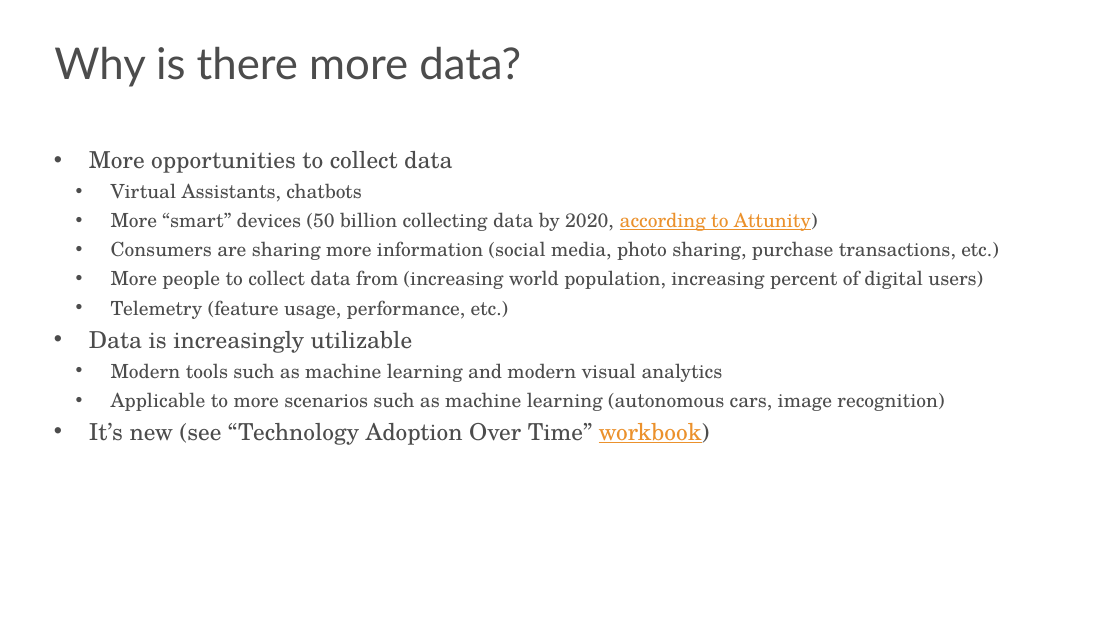
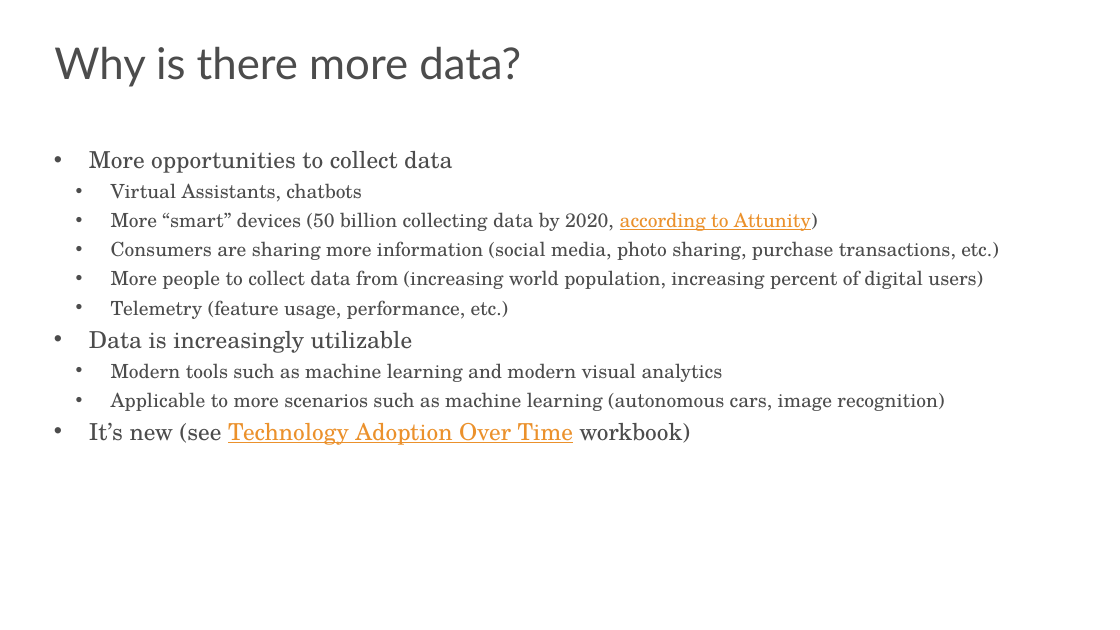
Before and after one commit to s-kyle-reed/data-lecture, a slide deck: slide 18 of lecture.pptx. Drawn at 1120x630 pixels with LibreOffice and Linux fonts; fonts in the diff are those of the drawing; background and template pictures are left out. Boxes give left, top, right and bottom in pixels: in the first picture for what was removed or moved away, otherwise in the second. Text is boxed around its words. In the diff, an @@ line names an element or a change of style, - is before the commit and + after.

```diff
--- a/lecture.pptx
+++ b/lecture.pptx
@@ text at bbox=[89, 423, 690, 445]: text changed; text colour #4C4C4C to #EB912C @@
-• It’s new (see “Technology Adoption Over Time” workbook)
+• It’s new (see Technology Adoption Over Time workbook)
```
Also in this commit, not shown: 3 other slides changed.
